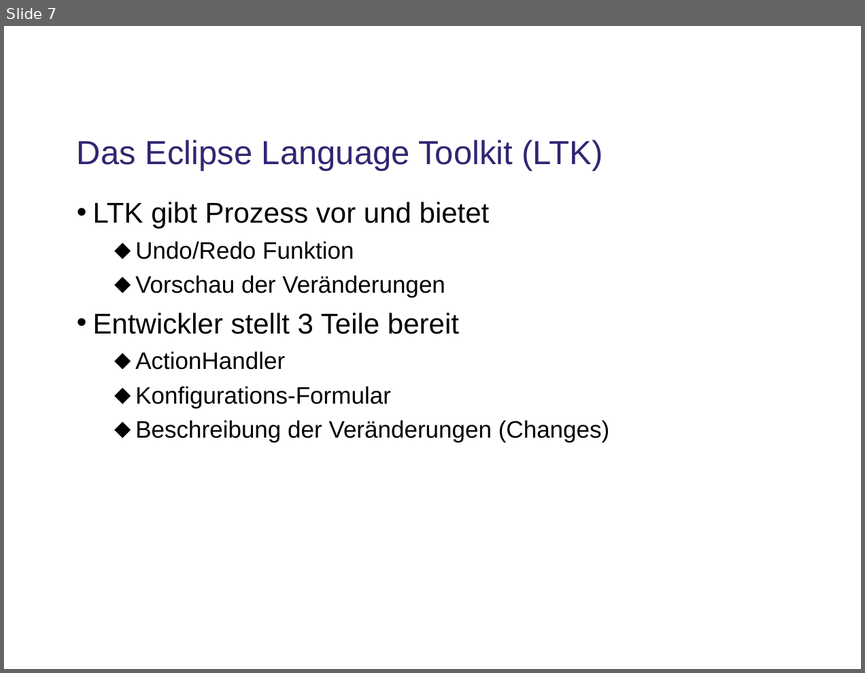
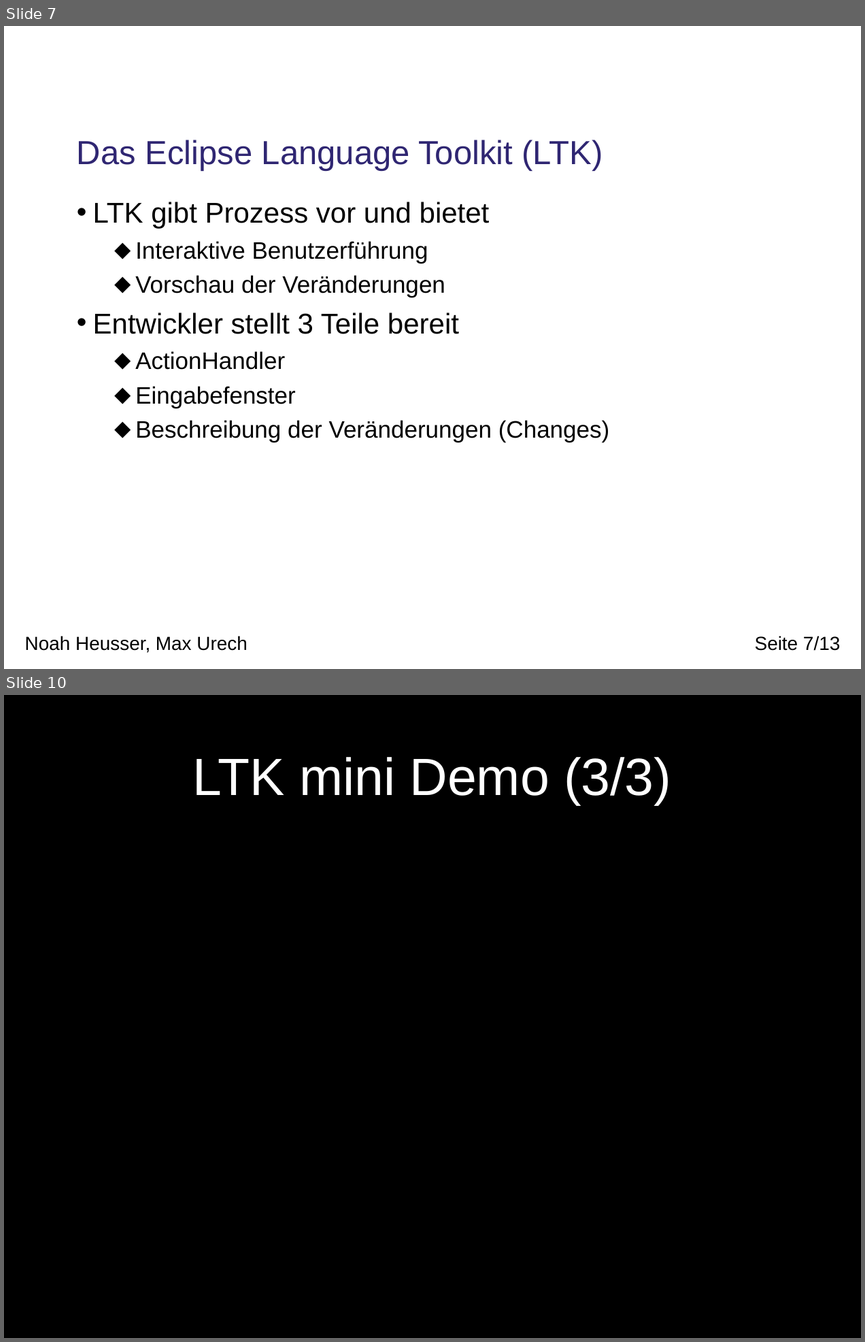
Before and after one commit to phsommer/yeti, a slide deck: TinyOS Refactoring/doc/presentation.odp. Shown one above the other, each under a label of ours: slide 7 before the commit, slides 7 and 10 after it; the slides between them are not shown. The pictures are 865x673 and 865x1342 pixels, drawn with LibreOffice and Linux fonts; fonts in the diff are those of the drawing; background and template pictures are left out. Boxes give left, top, right and bottom in pixels: in the first picture for what was removed or moved away, otherwise in the second. Text is boxed around its words. In the diff, an @@ line names an element or a change of style, - is before the commit and + after.

Commit message:
mini Demo & implementierte Refactorings

```diff
--- a/TinyOS Refactoring/doc/presentation.odp
+++ b/TinyOS Refactoring/doc/presentation.odp
@@ slide 10 added at (4,695,861,1338), background picture (left out) @@
@@ title added at (192,757,671,805), 44 pt, text #FFFFFF @@
+LTK mini Demo (3/3)
@@ slide 7 changed as well @@
@@ text at (135,241,428,263): text changed @@
-  ⬥ Undo/Redo Funktion
+  ⬥ Interaktive Benutzerführung
@@ text at (135,386,296,407): text changed @@
-  ⬥ Konfigurations-Formular
+  ⬥ Eingabefenster
@@ text added at (25,635,247,652), 16 pt, text #000000 @@
+Noah Heusser, Max Urech
@@ page number added at (755,635,840,650), 16 pt, text #000000 @@
+Seite 7/13
```
Also in this commit, not shown: 8 other slides changed, 3 other slides added.
